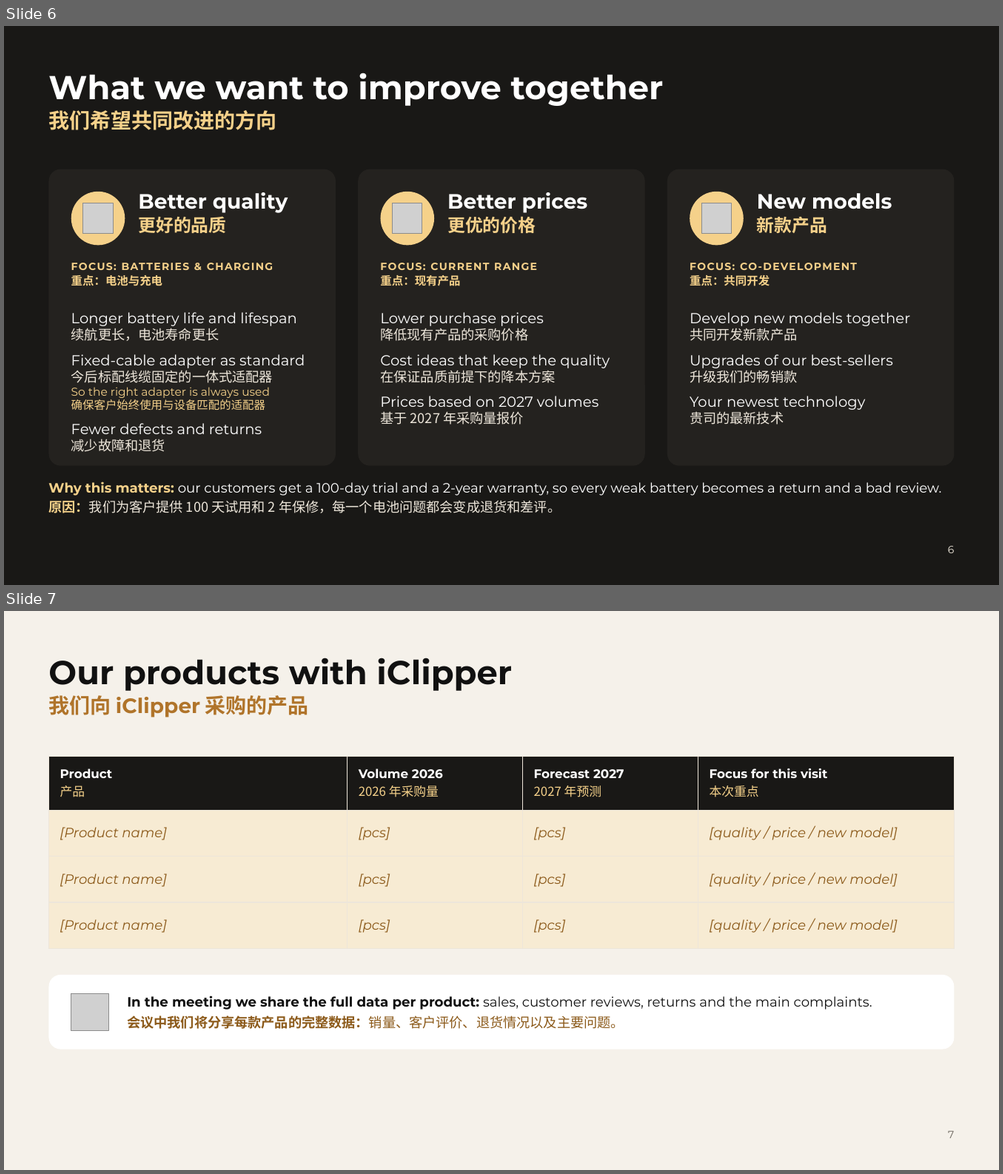
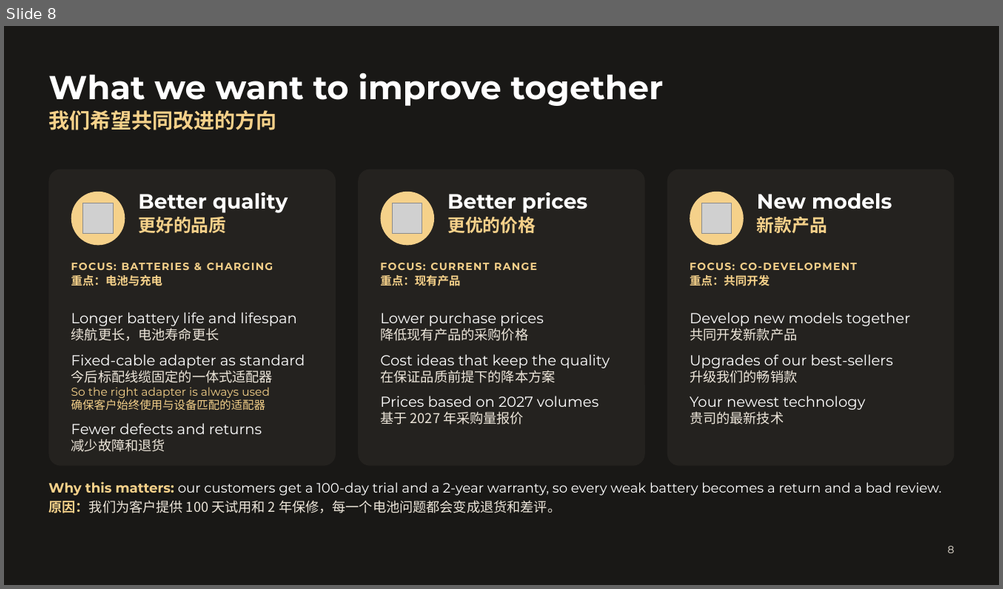
Before and after one commit to Wellshave/design, a slide deck: presentaties/fabrieksbezoek-china-2026/uitvoer/Wellshave_Factory_Visit_iClipper.pptx. Shown one above the other, each under a label of ours: slides 6 and 7 before the commit, slide 8 after it. The pictures are 1003x1174 and 1003x589 pixels, drawn with LibreOffice and Linux fonts; fonts in the diff are those of the drawing; grey boxes stand for pictures; background and template pictures are left out. Boxes give left, top, right and bottom in pixels: in the first picture for what was removed or moved away, otherwise in the second. Text is boxed around its words. In the diff, an @@ line names an element or a change of style, - is before the commit and + after.

```diff
--- a/presentaties/fabrieksbezoek-china-2026/uitvoer/Wellshave_Factory_Visit_iClipper.pptx
+++ b/presentaties/fabrieksbezoek-china-2026/uitvoer/Wellshave_Factory_Visit_iClipper.pptx
@@ slide 7 removed at (x1=4, y1=611, x2=999, y2=1170), background #F5F1EA @@
@@ title removed at (x1=48, y1=658, x2=512, y2=691) @@
-Our products with iClipper
@@ text removed at (x1=48, y1=695, x2=309, y2=718) @@
-我们向 iClipper 采购的产品
@@ table removed at (x1=48, y1=757, x2=954, y2=936), 4 rows, 4 columns @@
-Product / 产品 | Volume 2026 / 2026 年采购量 | Forecast 2027 / 2027 年预测 | Focus for this visit / 本次重点
-[Product name] | [pcs] | [pcs] | [quality / price / new model]
-[Product name] | [pcs] | [pcs] | [quality / price / new model]
-[Product name] | [pcs] | [pcs] | [quality / price / new model]
@@ rounded rectangle removed at (x1=48, y1=975, x2=954, y2=1050) @@
@@ picture removed at (x1=71, y1=994, x2=108, y2=1031) @@
@@ text removed at (x1=127, y1=996, x2=872, y2=1029) @@
-In the meeting we share the full data per product: sales, customer reviews, returns and the main complaints.
-会议中我们将分享每款产品的完整数据：销量、客户评价、退货情况以及主要问题。
@@ page number removed at (x1=948, y1=1131, x2=953, y2=1139) @@
-7
@@ what was slide 6 is now slide 8 @@
@@ page number at (x1=948, y1=546, x2=954, y2=554): text changed @@
-6
+8
```
Also in this commit, not shown: 3 slides changed, 2 slides added, 8 other files.
